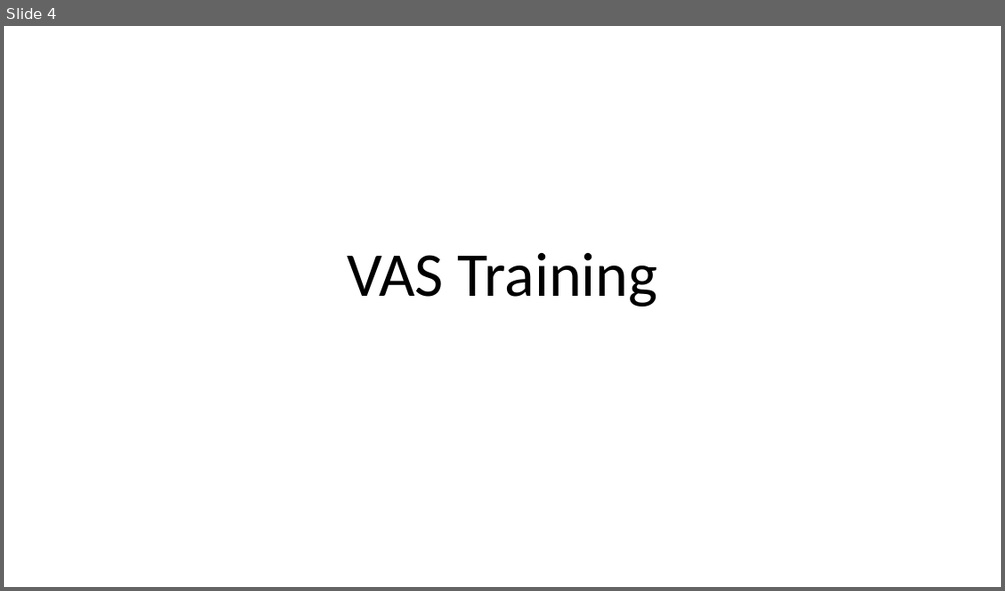
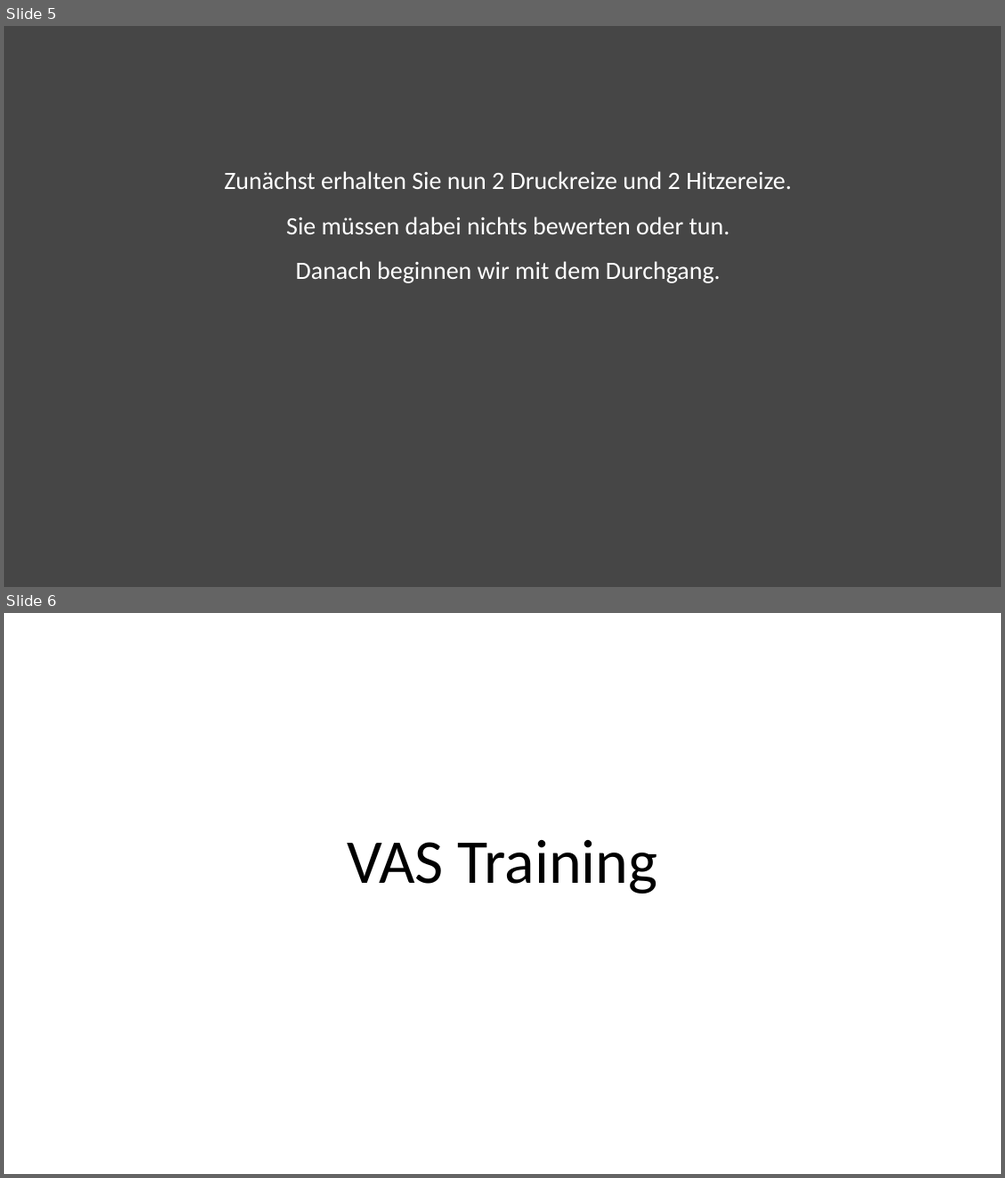
Before and after one commit to Nian-Jingqing/PEEP_fMRI, a slide deck: utils/img/VAS_Paradigm_Visuals.pptx. Shown one above the other, each under a label of ours: slide 4 before the commit, slides 5 and 6 after it. The pictures are 1005x591 and 1005x1178 pixels, drawn with LibreOffice and Linux fonts; fonts in the diff are those of the drawing. Boxes give left, top, right and bottom in pixels: in the first picture for what was removed or moved away, otherwise in the second. Text is boxed around its words. In the diff, an @@ line names an element or a change of style, - is before the commit and + after.

```diff
--- a/utils/img/VAS_Paradigm_Visuals.pptx
+++ b/utils/img/VAS_Paradigm_Visuals.pptx
@@ slide 5 added at (x1=4, y1=26, x2=1001, y2=587), background #464646 @@
@@ rectangle added at (x1=123, y1=67, x2=877, y2=524), fill #464646, outline #464646 1 pt @@
@@ text added at (x1=224, y1=171, x2=792, y2=283), 24 pt, text #FFFFFF @@
+Zunächst erhalten Sie nun 2 Druckreize und 2 Hitzereize.
+Sie müssen dabei nichts bewerten oder tun.
+Danach beginnen wir mit dem Durchgang.
@@ what was slide 4 is now slide 6 @@
```
Also in this commit, not shown: 2 slides changed, 1 other slide added, 19 other files.
